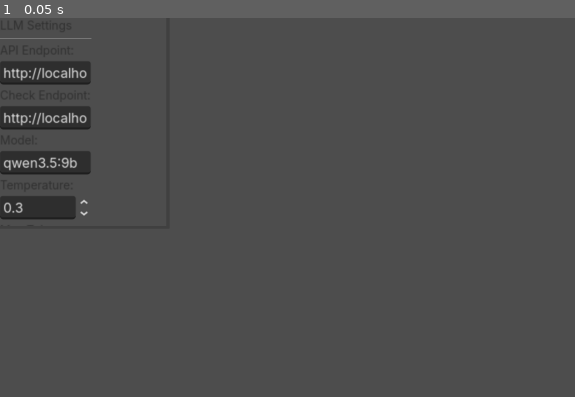
Above: before the commit, frame 1.
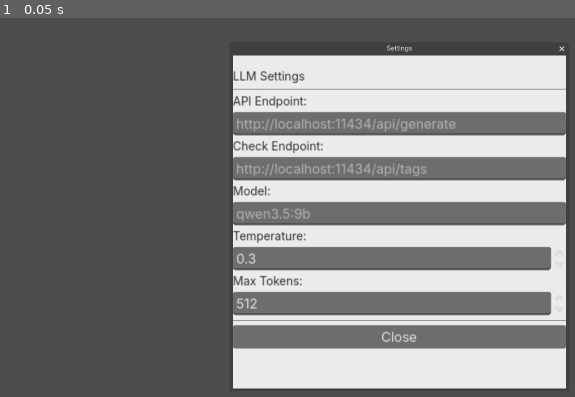
Above: after the commit, the same moment.

Repository: olafjanssen/snorfeld
Game: Godot game, scene res://scenes/settings/settings_panel.tscn
Two runs of this game, one before a commit and one after it. Both use one fixed random seed, a clock stepped at 60 frames per second and the inputs below. This scene is started directly instead of the project's main scene.
Inputs:
- Up to frame 1 (0.05 s): no input

The runs differ from the first frame. In frame 1, 53% of the frame differs, in the area x 0-99%, y 0-98%.
Error after the commit: Parse Error: Expected an expression after "=". (res://scenes/settings/settings_panel.gd:12)

Commit message:
Quite decent settings panel styling

Diff:
--- a/scenes/settings/settings_panel.gd
+++ b/scenes/settings/settings_panel.gd
@@ -3,24 +3,29 @@
 func _ready() -> void:
 	Window.get_focused_window().set_content_scale_factor(2.0)
 	load_llm_settings()
-	$VBoxContainer/CloseButton.pressed.connect(_on_close_pressed)
+	$MarginContainer/VBoxContainer/CloseButton.pressed.connect(_on_close_pressed)
 	close_requested.connect(_on_close_requested)
+
+	# Adjust window size to fit content
+	var content_size = $MarginContainer.get_combined_minimum_size()
+	size = content_size + Vector2(32, 32)
+	size =
 
 
 func load_llm_settings() -> void:
-	$VBoxContainer/EndpointLineEdit.text = SettingsManager.get_llm_endpoint()
-	$VBoxContainer/CheckEndpointLineEdit.text = SettingsManager.get_llm_check_endpoint()
-	$VBoxContainer/ModelLineEdit.text = SettingsManager.get_llm_model()
-	$VBoxContainer/TemperatureSpinBox.value = SettingsManager.get_llm_temperature()
-	$VBoxContainer/MaxTokensSpinBox.value = SettingsManager.get_llm_max_tokens()
+	$MarginContainer/VBoxContainer/EndpointLineEdit.text = SettingsManager.get_llm_endpoint()
+	$MarginContainer/VBoxContainer/CheckEndpointLineEdit.text = SettingsManager.get_llm_check_endpoint()
+	$MarginContainer/VBoxContainer/ModelLineEdit.text = SettingsManager.get_llm_model()
+	$MarginContainer/VBoxContainer/TemperatureSpinBox.value = SettingsManager.get_llm_temperature()
+	$MarginContainer/VBoxContainer/MaxTokensSpinBox.value = SettingsManager.get_llm_max_tokens()
 
 
 func save_llm_settings() -> void:
-	SettingsManager.set_llm_endpoint($VBoxContainer/EndpointLineEdit.text)
-	SettingsManager.set_llm_check_endpoint($VBoxContainer/CheckEndpointLineEdit.text)
-	SettingsManager.set_llm_model($VBoxContainer/ModelLineEdit.text)
-	SettingsManager.set_llm_temperature($VBoxContainer/TemperatureSpinBox.value)
-	SettingsManager.set_llm_max_tokens(int($VBoxContainer/MaxTokensSpinBox.value))
+	SettingsManager.set_llm_endpoint($MarginContainer/VBoxContainer/EndpointLineEdit.text)
+	SettingsManager.set_llm_check_endpoint($MarginContainer/VBoxContainer/CheckEndpointLineEdit.text)
+	SettingsManager.set_llm_model($MarginContainer/VBoxContainer/ModelLineEdit.text)
+	SettingsManager.set_llm_temperature($MarginContainer/VBoxContainer/TemperatureSpinBox.value)
+	SettingsManager.set_llm_max_tokens(int($MarginContainer/VBoxContainer/MaxTokensSpinBox.value))
 
 
 func _on_close_pressed() -> void:
--- a/scenes/settings/settings_panel.tscn
+++ b/scenes/settings/settings_panel.tscn
@@ -1,78 +1,125 @@
-[gd_scene format=3 uid="uid://settings_panel"]
+[gd_scene format=3 uid="uid://q3yyuxibciwh"]
 
 [ext_resource type="Script" uid="uid://hhn0hkpgptrr" path="res://scenes/settings/settings_panel.gd" id="0"]
 [ext_resource type="Theme" uid="uid://o8gx2nmawf21" path="res://themes/light_theme.tres" id="1"]
 
-[node name="SettingsPanel" type="Window"]
+[sub_resource type="StyleBoxFlat" id="StyleBoxFlat_oj0hr"]
+bg_color = Color(0.92156863, 0.92156863, 0.9254902, 1)
+
+[node name="SettingsPanel" type="Window" unique_id=994651929]
+snap_2d_transforms_to_pixel = true
+snap_2d_vertices_to_pixel = true
+oversampling_override = 1.0
 title = "Settings"
+initial_position = 2
+size = Vector2i(800, 800)
+min_size = Vector2i(800, 760)
+content_scale_aspect = 4
+content_scale_factor = 2.0
+theme = ExtResource("1")
 script = ExtResource("0")
-theme = ExtResource("1")
-size = Vector2i(400, 500)
-min_size = Vector2i(400, 300)
 
-[node name="VBoxContainer" type="VBoxContainer" parent="."]
-theme = ExtResource("1")
+[node name="Panel" type="Panel" parent="." unique_id=52325767]
+anchors_preset = 15
+anchor_right = 1.0
+anchor_bottom = 1.0
+grow_horizontal = 2
+grow_vertical = 2
+size_flags_horizontal = 3
 size_flags_vertical = 3
+theme_override_styles/panel = SubResource("StyleBoxFlat_oj0hr")
 
-[node name="TitleLabel" type="Label" parent="VBoxContainer"]
-text = "LLM Settings"
+[node name="MarginContainer" type="MarginContainer" parent="." unique_id=508918967]
+anchors_preset = 15
+anchor_right = 1.0
+anchor_bottom = 1.0
+grow_horizontal = 2
+grow_vertical = 2
+size_flags_horizontal = 3
+size_flags_vertical = 3
+theme_override_constants/margin_left = 16
+theme_override_constants/margin_top = 16
+theme_override_constants/margin_right = 16
+theme_override_constants/margin_bottom = 16
+
+[node name="VBoxContainer" type="VBoxContainer" parent="MarginContainer" unique_id=1684629027]
+custom_minimum_size = Vector2(400, 0)
+layout_mode = 2
+size_flags_horizontal = 3
+size_flags_vertical = 3
 theme = ExtResource("1")
 
-[node name="HSeparator" type="HSeparator" parent="VBoxContainer"]
+[node name="TitleLabel" type="Label" parent="MarginContainer/VBoxContainer" unique_id=1826043352]
+layout_mode = 2
+theme = ExtResource("1")
+text = "LLM Settings"
+
+[node name="HSeparator" type="HSeparator" parent="MarginContainer/VBoxContainer" unique_id=1878981586]
+layout_mode = 2
 theme = ExtResource("1")
 
-[node name="EndpointLabel" type="Label" parent="VBoxContainer"]
+[node name="EndpointLabel" type="Label" parent="MarginContainer/VBoxContainer" unique_id=133958194]
+layout_mode = 2
+theme = ExtResource("1")
 text = "API Endpoint:"
+
+[node name="EndpointLineEdit" type="LineEdit" parent="MarginContainer/VBoxContainer" unique_id=1130790741]
+layout_mode = 2
+size_flags_horizontal = 3
 theme = ExtResource("1")
+placeholder_text = "http://localhost:11434/api/generate"
 
-[node name="EndpointLineEdit" type="LineEdit" parent="VBoxContainer"]
-placeholder_text = "http://localhost:11434/api/generate"
+[node name="CheckEndpointLabel" type="Label" parent="MarginContainer/VBoxContainer" unique_id=1044903681]
+layout_mode = 2
 theme = ExtResource("1")
+text = "Check Endpoint:"
+
+[node name="CheckEndpointLineEdit" type="LineEdit" parent="MarginContainer/VBoxContainer" unique_id=589480368]
+layout_mode = 2
 size_flags_horizontal = 3
+theme = ExtResource("1")
+placeholder_text = "http://localhost:11434/api/tags"
 
-[node name="CheckEndpointLabel" type="Label" parent="VBoxContainer"]
-text = "Check Endpoint:"
+[node name="ModelLabel" type="Label" parent="MarginContainer/VBoxContainer" unique_id=234182613]
+layout_mode = 2
 theme = ExtResource("1")
+text = "Model:"
 
-[node name="CheckEndpointLineEdit" type="LineEdit" parent="VBoxContainer"]
-placeholder_text = "http://localhost:11434/api/tags"
+[node name="ModelLineEdit" type="LineEdit" parent="MarginContainer/VBoxContainer" unique_id=61230668]
+layout_mode = 2
+size_flags_horizontal = 3
 theme = ExtResource("1")
-size_flags_horizontal = 3
+placeholder_text = "qwen3.5:9b"
 
-[node name="ModelLabel" type="Label" parent="VBoxContainer"]
-text = "Model:"
+[node name="TemperatureLabel" type="Label" parent="MarginContainer/VBoxContainer" unique_id=622506797]
+layout_mode = 2
 theme = ExtResource("1")
+text = "Temperature:"
 
-[node name="ModelLineEdit" type="LineEdit" parent="VBoxContainer"]
-placeholder_text = "qwen3.5:9b"
+[node name="TemperatureSpinBox" type="SpinBox" parent="MarginContainer/VBoxContainer" unique_id=2005235928]
+layout_mode = 2
 theme = ExtResource("1")
-size_flags_horizontal = 3
-
-[node name="TemperatureLabel" type="Label" parent="VBoxContainer"]
-text = "Temperature:"
-theme = ExtResource("1")
-
-[node name="TemperatureSpinBox" type="SpinBox" parent="VBoxContainer"]
-min_value = 0.0
 max_value = 2.0
 step = 0.1
 value = 0.3
+
+[node name="MaxTokensLabel" type="Label" parent="MarginContainer/VBoxContainer" unique_id=1710866675]
+layout_mode = 2
+theme = ExtResource("1")
+text = "Max Tokens:"
+
+[node name="MaxTokensSpinBox" type="SpinBox" parent="MarginContainer/VBoxContainer" unique_id=2063742027]
+layout_mode = 2
+theme = ExtResource("1")
+min_value = 1.0
+max_value = 4096.0
+value = 512.0
+
+[node name="HSeparator2" type="HSeparator" parent="MarginContainer/VBoxContainer" unique_id=60580143]
+layout_mode = 2
 theme = ExtResource("1")
 
-[node name="MaxTokensLabel" type="Label" parent="VBoxContainer"]
-text = "Max Tokens:"
+[node name="CloseButton" type="Button" parent="MarginContainer/VBoxContainer" unique_id=1992816154]
+layout_mode = 2
 theme = ExtResource("1")
-
-[node name="MaxTokensSpinBox" type="SpinBox" parent="VBoxContainer"]
-min_value = 1
-max_value = 4096
-step = 1
-value = 512
-theme = ExtResource("1")
-
-[node name="HSeparator2" type="HSeparator" parent="VBoxContainer"]
-theme = ExtResource("1")
-
-[node name="CloseButton" type="Button" parent="VBoxContainer"]
 text = "Close"
-theme = ExtResource("1")
Not shown, changed: TODO.md
